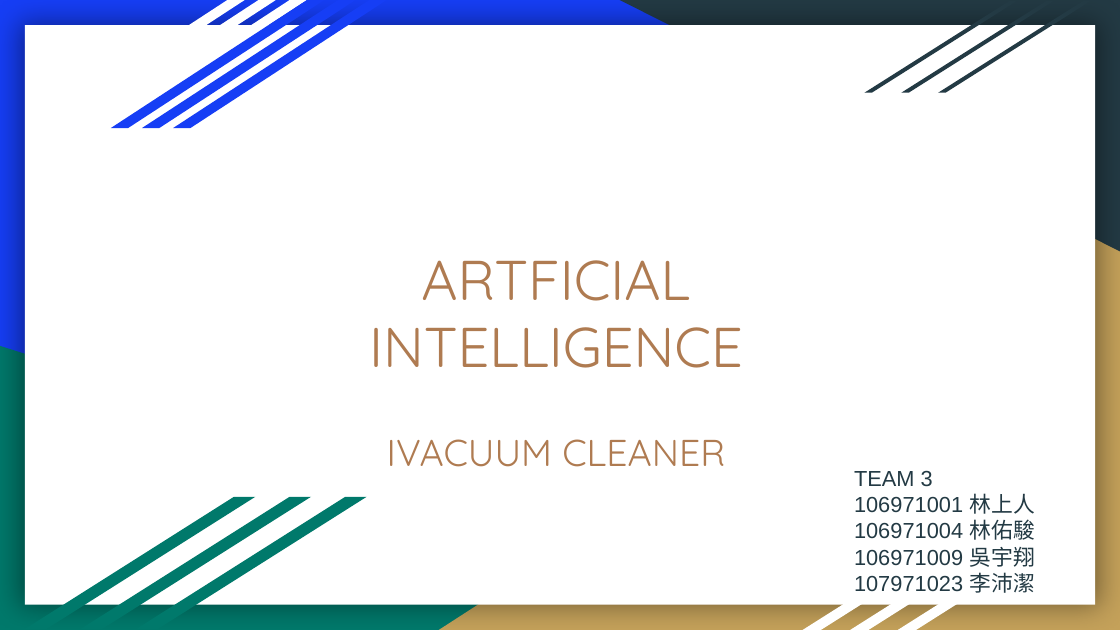
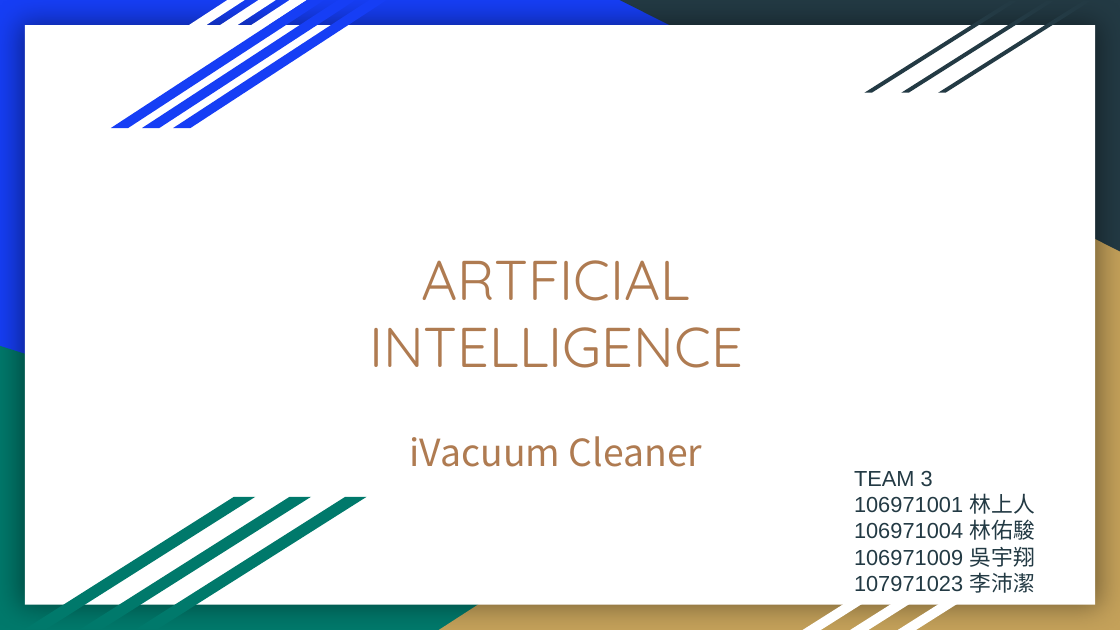
Before and after one commit to 106971001/AI, a slide deck: slide 1 of AI_Filnal_ppt.pptx. Drawn at 1120x630 pixels with LibreOffice and Linux fonts; fonts in the diff are those of the drawing. Boxes give left, top, right and bottom in pixels: in the first picture for what was removed or moved away, otherwise in the second. Text is boxed around its words. In the diff, an @@ line names an element or a change of style, - is before the commit and + after.

```diff
--- a/AI_Filnal_ppt.pptx
+++ b/AI_Filnal_ppt.pptx
@@ subtitle at [410,436,702,467]: text changed; font Quicksand to Noto Sans CJK SC @@
-IVACUUM CLEANER
+iVacuum Cleaner
```
Also in this commit, not shown: 9 other slides changed, 5 slides added, 2 slides removed, 3 other files.
